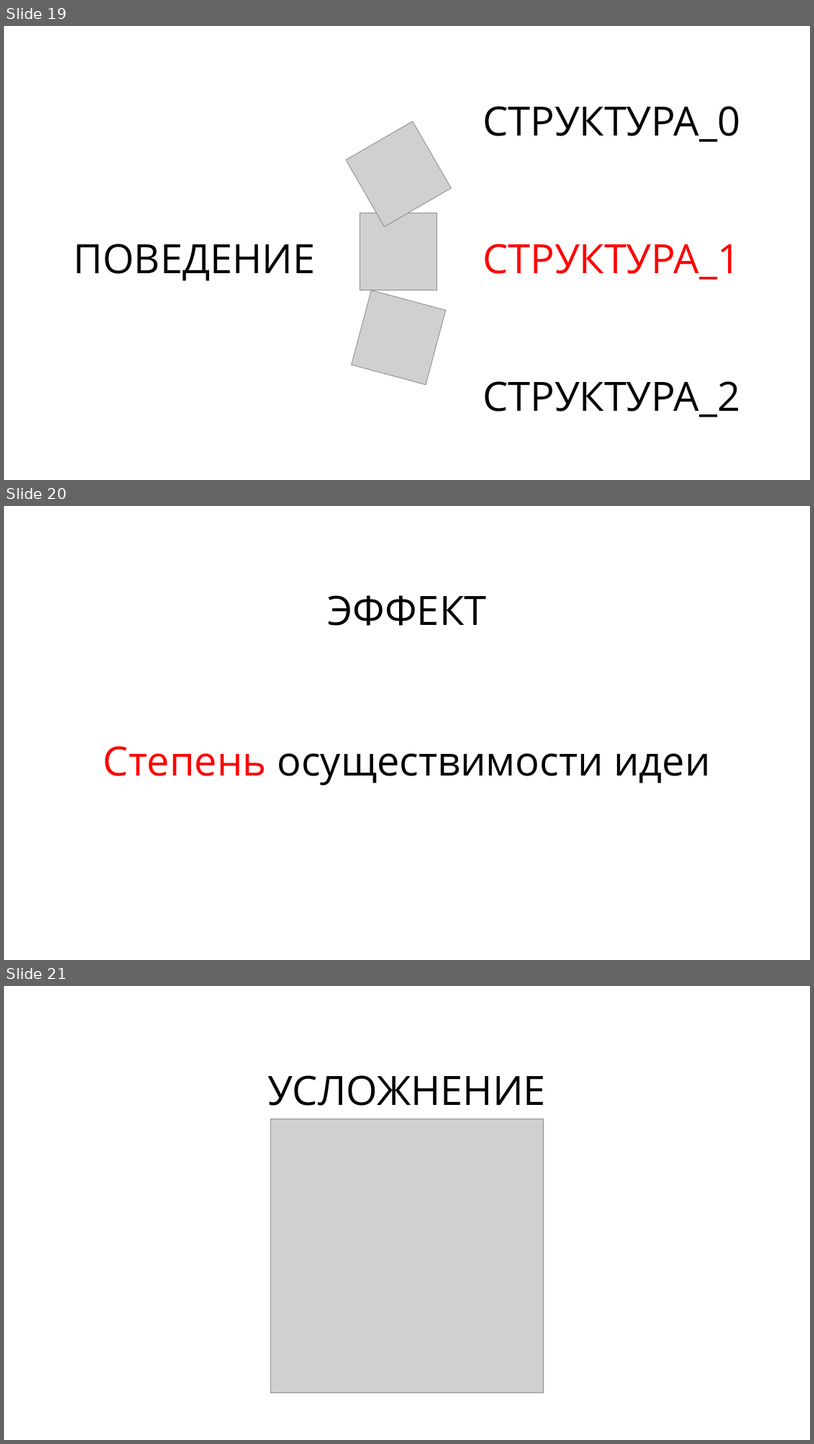
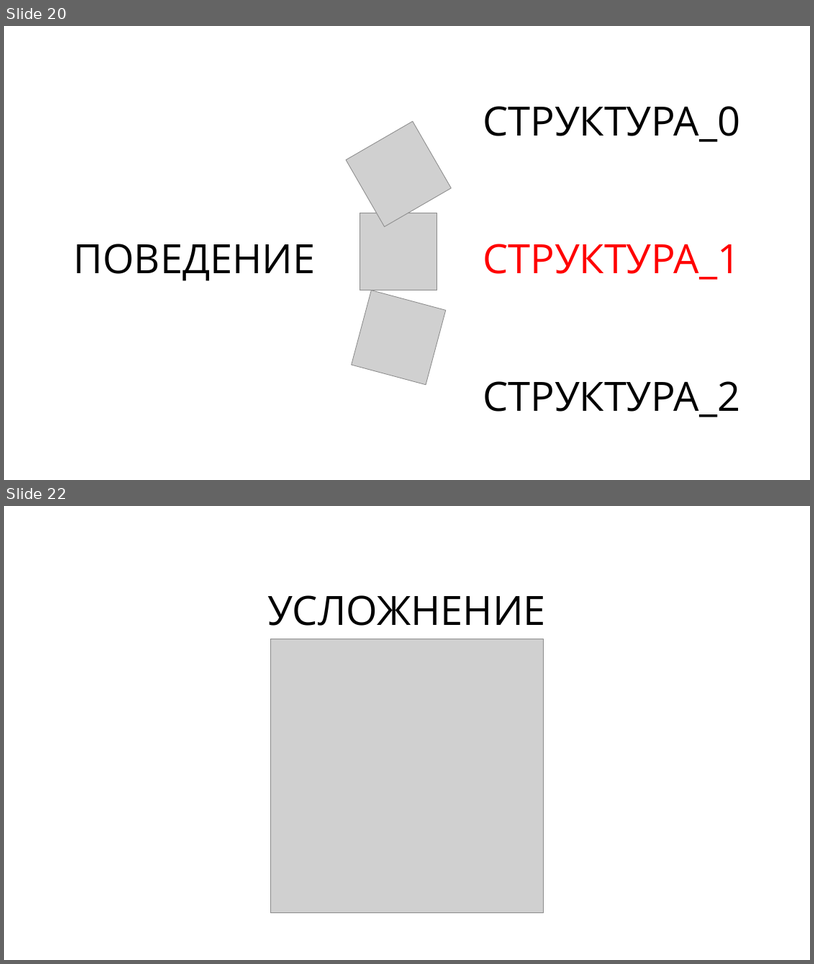
Before and after one commit to rkhaimov/brain-gym, a slide deck: Презентация.pptx. Shown one above the other, each under a label of ours: slides 19, 20 and 21 before the commit, slides 20 and 22 after it; the slides between them are not shown. The pictures are 814x1444 and 814x964 pixels, drawn with LibreOffice and Linux fonts; fonts in the diff are those of the drawing; grey boxes stand for pictures. Boxes give left, top, right and bottom in pixels: in the first picture for what was removed or moved away, otherwise in the second. Text is boxed around its words. In the diff, an @@ line names an element or a change of style, - is before the commit and + after.

Commit message:
Add slides

```diff
--- a/Презентация.pptx
+++ b/Презентация.pptx
@@ slide 20 removed at (4,506,810,960), background #FFFFFF @@
@@ text removed at (327,595,486,626) @@
-ЭФФЕКТ
@@ text removed at (103,746,710,785) @@
-Степень осуществимости идеи
@@ what was slide 19 is now slide 20 @@
@@ what was slide 21 is now slide 22 @@
```
Also in this commit, not shown: 3 slides added, 1 other slide removed.
